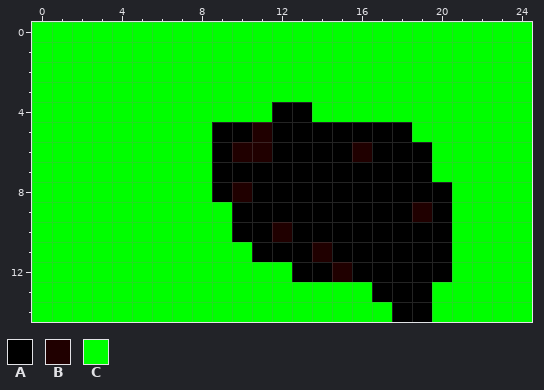
Two versions of one pixel-art sprite, Assets/Levels/StartRoom.png. This is how it looked before the edit.
The file is 25x15 pixels.
Palette (. is transparent): A #000000  B #200000  C #00ff00
Pixels before, first column x 0:
 0 CCCCCCCCCCCCCCCCCCCCCCCCC
 1 CCCCCCCCCCCCCCCCCCCCCCCCC
 2 CCCCCCCCCCCCCCCCCCCCCCCCC
 3 CCCCCCCCCCCCCCCCCCCCCCCCC
 4 CCCCCCCCCCCCAACCCCCCCCCCC
 5 CCCCCCCCCAABAAAAAAACCCCCC
 6 CCCCCCCCCABBAAAABAAACCCCC
 7 CCCCCCCCCAAAAAAAAAAACCCCC
 8 CCCCCCCCCABAAAAAAAAAACCCC
 9 CCCCCCCCCCAAAAAAAAABACCCC
10 CCCCCCCCCCAABAAAAAAAACCCC
11 CCCCCCCCCCCAAABAAAAAACCCC
12 CCCCCCCCCCCCCAABAAAAACCCC
13 CCCCCCCCCCCCCCCCCAAACCCCC
14 CCCCCCCCCCCCCCCCCCAACCCCC
New version:
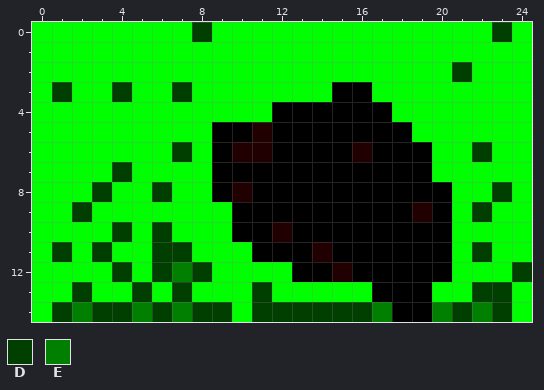
Colours new in this view: D #003f00  E #007f00
Diff:
Changed rows in their new state; - is an unchanged pixel.
first column x 1:
 0 -------D--------------D-
 2 --------------------D---
 3 D--D--D-------AA--------
 4 -------------AAAA-------
 6 ------D--------------D--
 7 ---D--------------------
 8 --D--D----------------D-
 9 -D-------------------D--
10 ---D-D------------------
11 D-D--DD--------------D--
12 ---D-DED---------------D
13 -D--D-D---D----------DD-
14 DEDDEDEDD-DDDDDDE--EDED-
